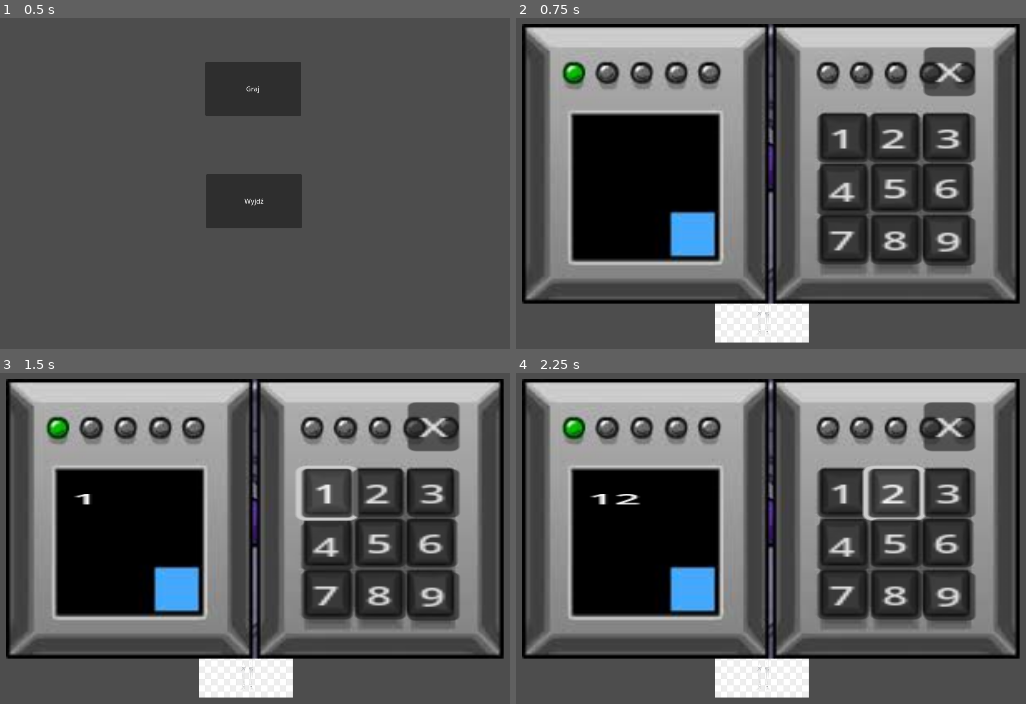
Above: before the commit, frames 1-4 (two rows, left to right).
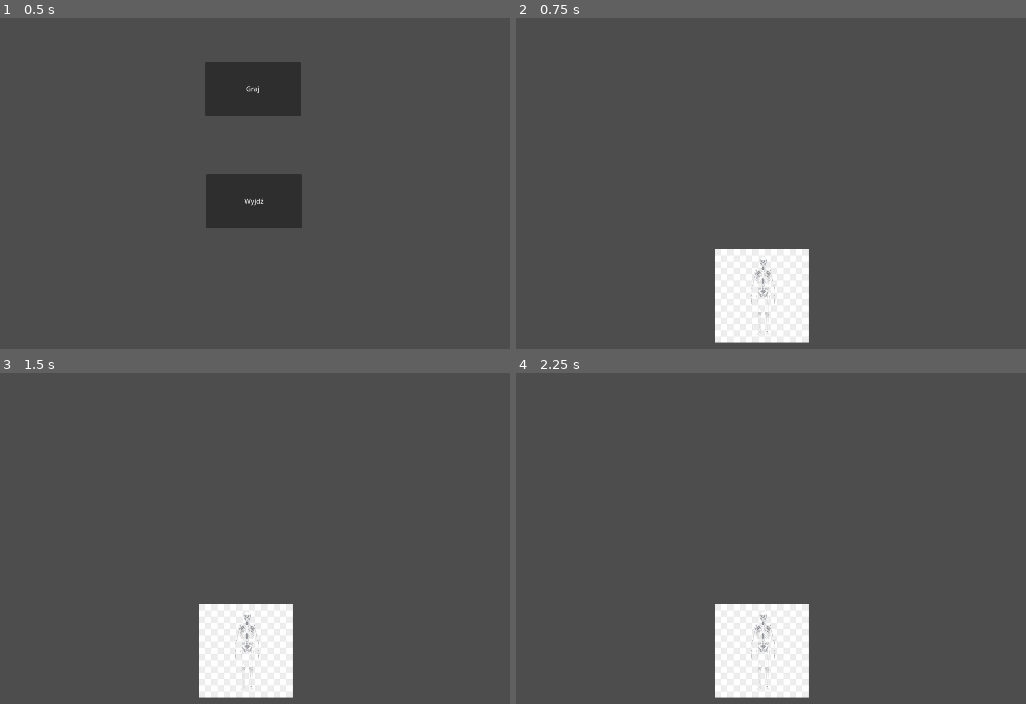
Above: after the commit, the same moments.

Repository: SonSku/CriticalFailureOr1Place
Game: Godot game, scene res://Scenes/intro.tscn
Two runs of this game, one before a commit and one after it. Both use one fixed random seed, a clock stepped at 60 frames per second and the inputs below.
Inputs (mouse positions are in pixels of both pictures, inside the frame that each line leads up to):
- Up to frame 1 (0.5 s): no input
- Up to frame 2 (0.75 s): click "Graj" at 0.5 s
- Up to frame 3 (1.5 s): click (326, 492) at 1.25 s, where only the run before the commit has a clickable "1"
- Up to frame 4 (2.25 s): click (893, 492) at 2 s, where only the run before the commit has a clickable "2"

Frame 1 is identical in both runs. In frame 2, 59% of the frame differs, in the area x 1-99%, y 1-87%; in frame 3, 59%; in frame 4, 59%.

Commit message:
WORKING STATE SAVING

Diff:
--- a/placeholder/Scenes/game.tscn
+++ b/placeholder/Scenes/game.tscn
@@ -1,7 +1,6 @@
-[gd_scene load_steps=4 format=3 uid="uid://dxafxfgh73apa"]
+[gd_scene load_steps=3 format=3 uid="uid://dxafxfgh73apa"]
 
 [ext_resource type="PackedScene" uid="uid://ck6wme2v28727" path="res://Scenes/skeleton.tscn" id="1_q6oym"]
-[ext_resource type="PackedScene" uid="uid://bkby5c6cvoubs" path="res://Scenes/open_door_dyson_puzzle.tscn" id="2_0dx41"]
 
 [sub_resource type="WorldBoundaryShape2D" id="WorldBoundaryShape2D_ldjo2"]
 distance = -246.0
@@ -19,5 +18,3 @@
 
 [node name="CollisionShape2D" type="CollisionShape2D" parent="StaticBody2D"]
 shape = SubResource("WorldBoundaryShape2D_ldjo2")
-
-[node name="open_door_dyson_puzzle" parent="." instance=ExtResource("2_0dx41")]
--- /dev/null
+++ b/placeholder/Scripts/loading_scene.gd
@@ -0,0 +1,20 @@
+extends Node
+class_name SceneLoader
+
+var states = {}
+
+func get_state(id: String):
+	return states.get(id)
+
+func save_state(id: String, state: Dictionary) -> void:
+	states[id] = state
+	print(states)
+
+func purge_state(ids_that_start_with: String):
+	var to_erase = []
+	for key in states:
+		if key.left(len(ids_that_start_with)) == ids_that_start_with:
+			to_erase.append(key)
+
+	for key in to_erase:
+		states.erase(key)
--- a/placeholder/Scripts/password_script.gd
+++ b/placeholder/Scripts/password_script.gd
@@ -24,7 +24,6 @@
 	if enteredPin.size()>3: return
 	else:
 		enteredPin.append(int(przycisk.text))
-	print(enteredPin)
 
 
 func _on_button_3_pressed() -> void:
--- a/placeholder/Scripts/skeleton.gd
+++ b/placeholder/Scripts/skeleton.gd
@@ -1,8 +1,15 @@
 extends CharacterBody2D
-
 
 const SPEED = 300.0
 const JUMP_VELOCITY = -400.0
+const skelet_id = 'skelet_id'
+const SKELETON = preload("res://Scenes/skeleton.tscn")
+const GAME = preload("res://Scenes/game.tscn")
+
+func _ready() -> void:
+	var gotPos = LoadingScene.get_state("skelet")
+	if gotPos:
+		self.position = gotPos["position"]
 
 
 func _physics_process(delta: float) -> void:
@@ -15,3 +22,11 @@
 		velocity.x = move_toward(velocity.x, 0, SPEED)
 
 	move_and_slide()
+
+func _input(ev):
+	if Input.is_key_pressed(KEY_ESCAPE):
+		var state = {
+			"position": self.position
+		}
+		LoadingScene.save_state("skelet", state)
+		get_tree().change_scene_to_file("res://Scenes/intro.tscn")
--- a/placeholder/project.godot
+++ b/placeholder/project.godot
@@ -15,6 +15,10 @@
 config/features=PackedStringArray("4.3", "GL Compatibility")
 config/icon="res://icon.svg"
 
+[autoload]
+
+LoadingScene="*res://Scripts/loading_scene.gd"
+
 [display]
 
 window/size/viewport_width=1920
